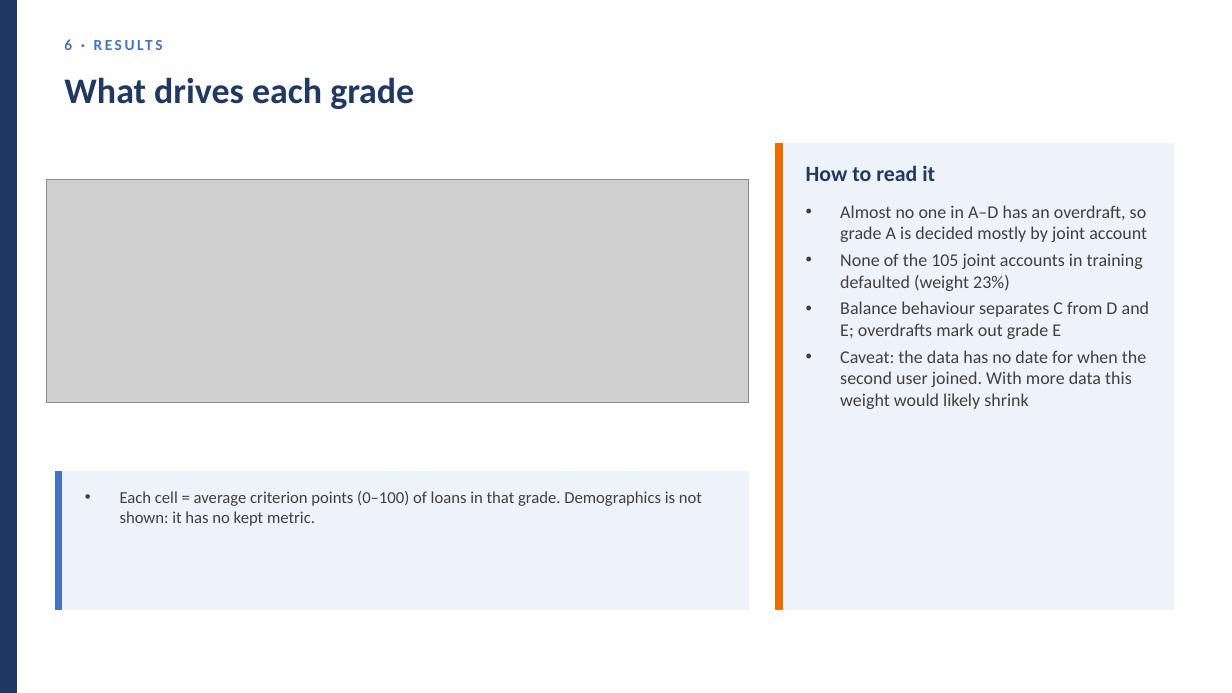
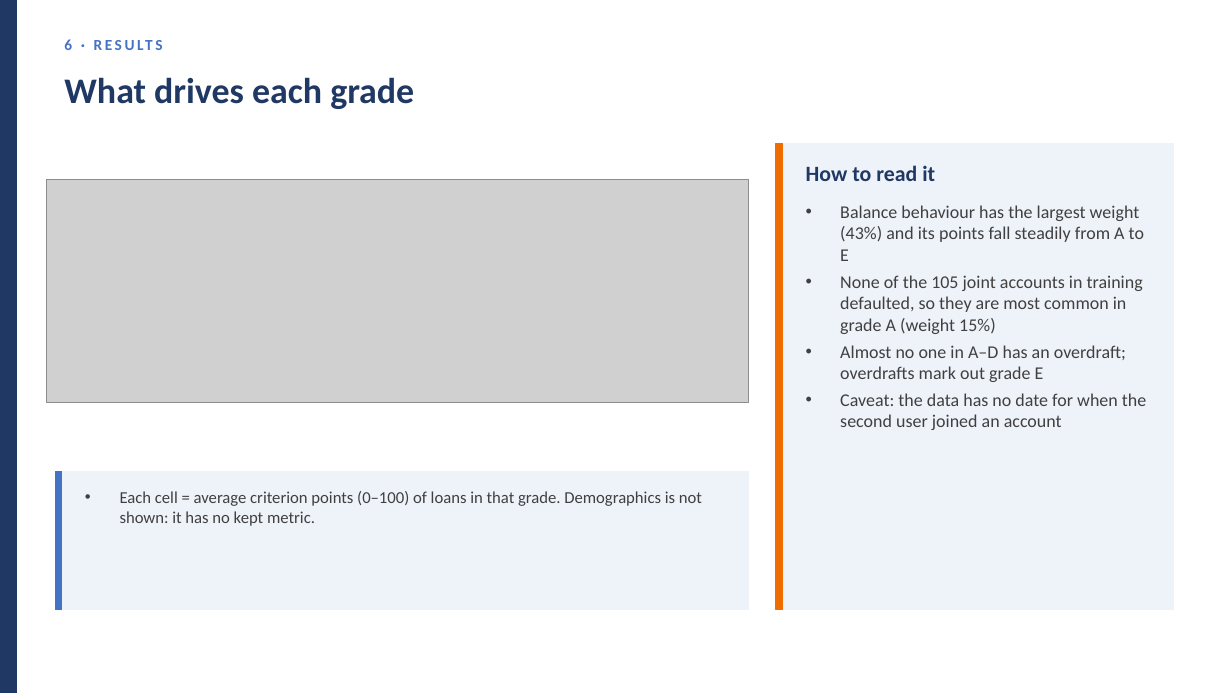
Before and after one commit to huotrithy/da-assignment-risk-scoring, a slide deck: slide 31 of docs/Final_Presentation.pptx. Drawn at 1232x693 pixels with LibreOffice and Linux fonts; fonts in the diff are those of the drawing; grey boxes stand for pictures. Boxes give left, top, right and bottom in pixels: in the first picture for what was removed or moved away, otherwise in the second. Text is boxed around its words. In the diff, an @@ line names an element or a change of style, - is before the commit and + after.

```diff
--- a/docs/Final_Presentation.pptx
+++ b/docs/Final_Presentation.pptx
@@ text at [840, 205, 1146, 430]: text changed @@
-• Almost no one in A–D has an overdraft, so grade A is decided mostly by joint account
-• None of the 105 joint accounts in training defaulted (weight 23%)
-• Balance behaviour separates C from D and E; overdrafts mark out grade E
-• Caveat: the data has no date for when the second user joined. With more data this weight would likely shrink
+• Balance behaviour has the largest weight (43%) and its points fall steadily from A to E
+• None of the 105 joint accounts in training defaulted, so they are most common in grade A (weight 15%)
+• Almost no one in A–D has an overdraft; overdrafts mark out grade E
+• Caveat: the data has no date for when the second user joined an account
```
Also in this commit, not shown: 17 other slides changed, 1 slide added, 1 slide removed, 18 other files.
